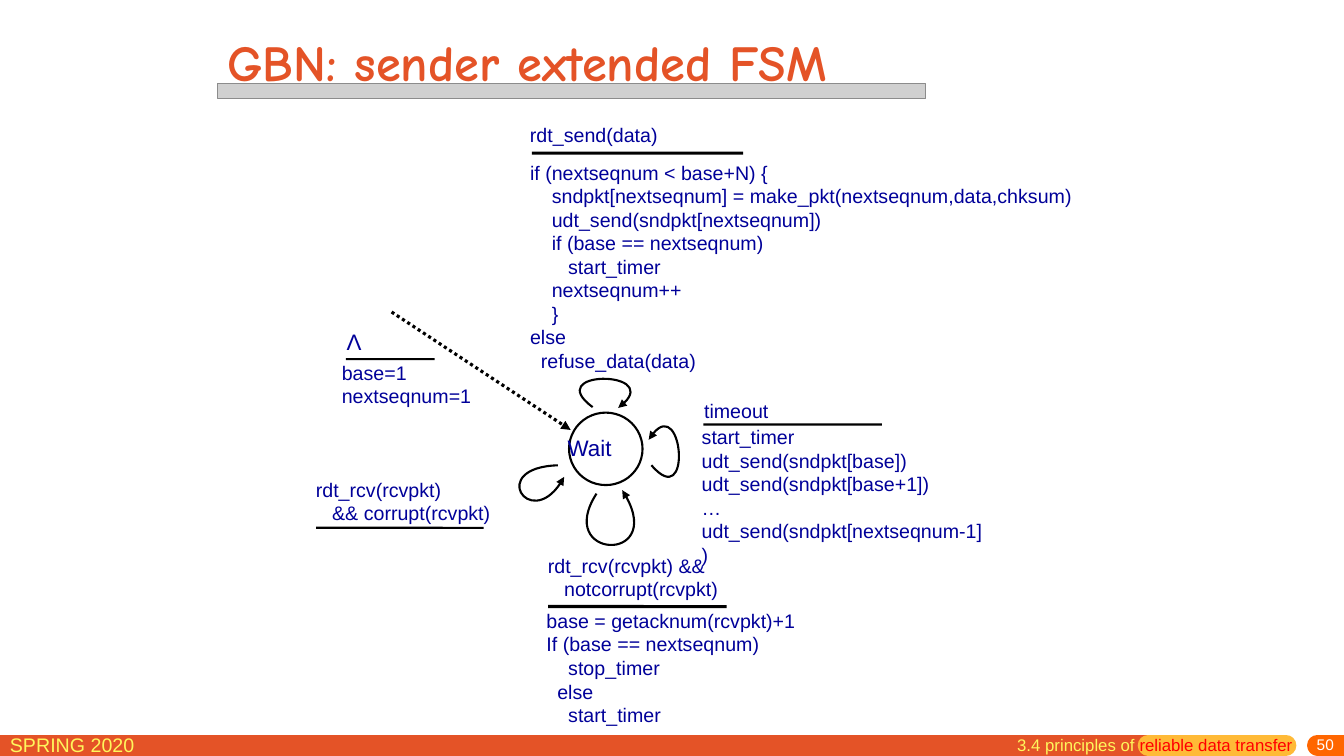
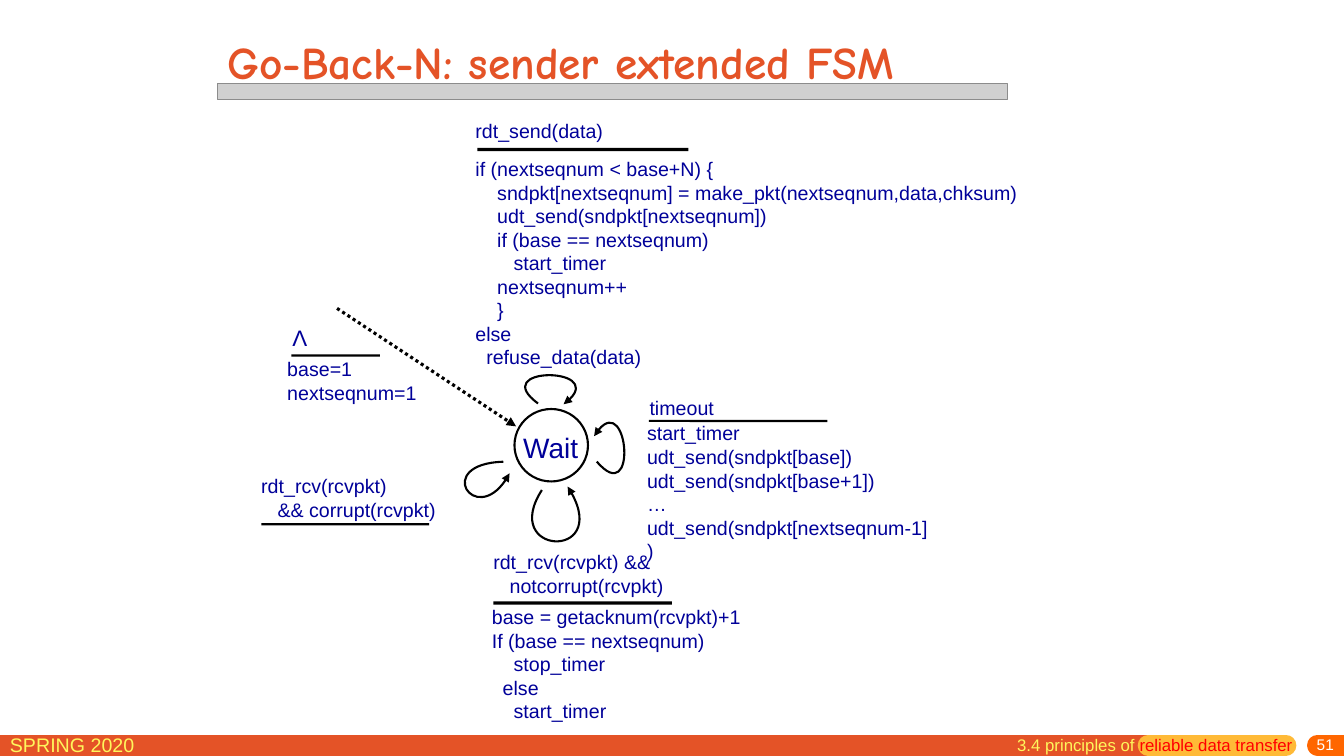
Before and after one commit to network-distributed/presentations, a slide deck: slide 51 of chapter3.pptx (slide 50 before the commit). Drawn at 1344x756 pixels with LibreOffice and Linux fonts; fonts in the diff are those of the drawing; grey boxes stand for pictures. Boxes give left, top, right and bottom in pixels: in the first picture for what was removed or moved away, otherwise in the second. Text is boxed around its words. In the diff, an @@ line names an element or a change of style, - is before the commit and + after.

```diff
--- a/chapter3.pptx
+++ b/chapter3.pptx
@@ title at box(227, 48, 894, 93): text changed; size 36 to 32.4 pt @@
-GBN: sender extended FSM
+Go-Back-N: sender extended FSM
@@ picture: place and size @@
-picture at box(218, 84, 927, 99)
+picture at box(218, 84, 1007, 100)
@@ text "Λ" at box(292, 330, 307, 346): alignment left to centre @@
@@ text "Wait": place and size @@
-text "Wait" at box(568, 439, 612, 462)
+text "Wait" at box(523, 437, 578, 459)
@@ text "Wait" at box(523, 437, 578, 459): size 16 to 20 pt; alignment left to centre @@
@@ 9 texts, 5 lines, 4 freeform shapes, 1 ellipse, 1 arrow: place and size @@
-9 texts, 5 lines, 4 freeform shapes, 1 ellipse, 1 arrow at box(316, 127, 1072, 726)
+9 texts, 5 lines, 4 freeform shapes, 1 ellipse, 1 arrow at box(261, 123, 1017, 722)
@@ page number at box(1317, 739, 1334, 750): text changed @@
-50
+51
```
Also in this commit, not shown: 41 other slides changed, 3 slides added, 5 other files.
